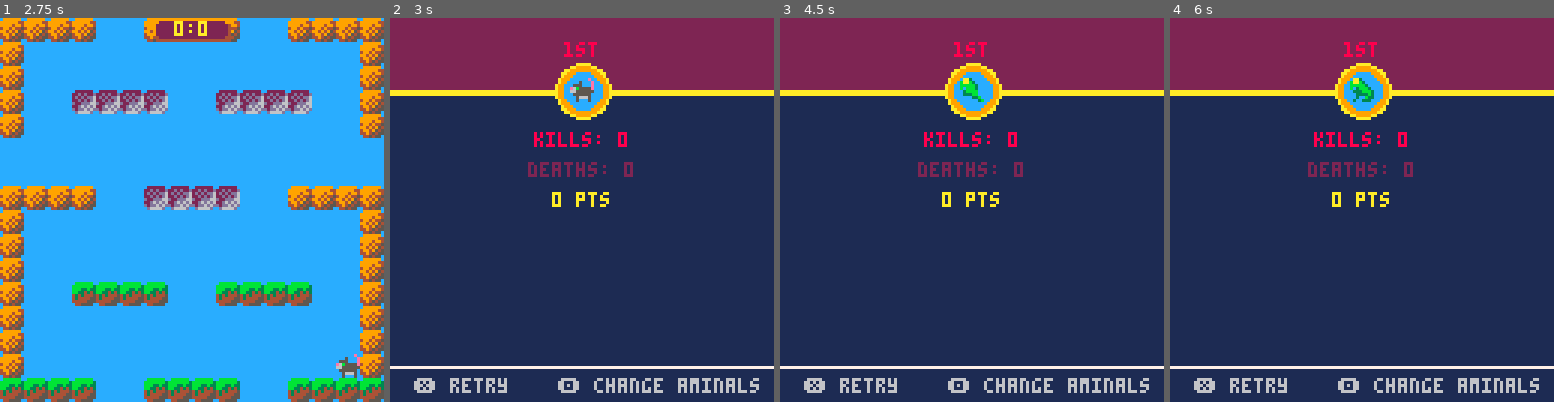
Above: before the commit, frames 1-4 (left to right).
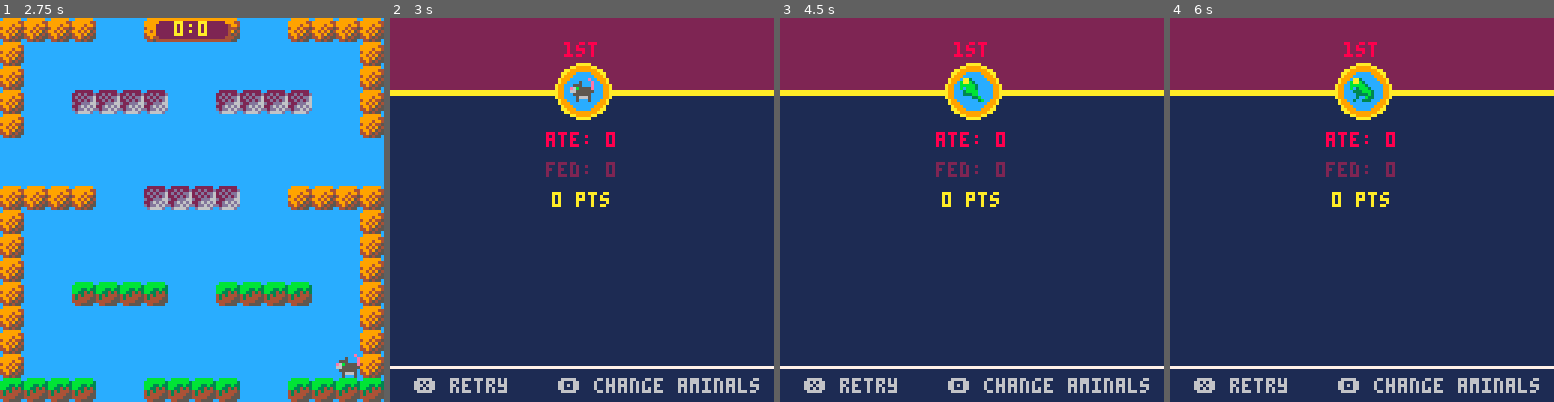
Above: after the commit, the same moments.

Repository: sealgair/aminals
Game: PICO-8 cartridge game.p8
The game is run twice, just before and just after one commit, with the same random seed, the same clock (stepped at 60 frames per second) and the same inputs.
Inputs:
- Up to frame 1 (2.75 s): tap O (Z key) at 0.33, 0.7, 1.43, 2.22 s; tap X (X key) at 1.07, 2.07, 2.4, 2.73 s; hold Left 1.97-2.37 s; hold Down from 2.42 s (still down)
- Up to frame 2 (3 s): release Down at 2.82 s; hold Right from 2.87 s (still down)
- Up to frame 3 (4.5 s): tap X (X key) every 0.33 s from 3.07 to 4.4 s; tap O (Z key) at 3.1, 3.98 s; release Right at 3.53 s; hold Up 3.58-4.08 s; hold Right from 4.13 s (still down)
- Up to frame 4 (6 s): release Right at 4.53 s; hold Down 4.58-5.08 s; tap X (X key) every 0.33 s from 4.73 to 5.73 s; tap O (Z key) at 4.87, 5.75 s; hold Left 5.13-5.8 s; hold Up from 5.85 s (still down)

Frame 1 is identical in both runs. In frame 2, 1.0% of the frame differs, in the area x 35-64%, y 29-42%; in frame 3, 1.0%; in frame 4, 1.0%.

Commit message:
show aminal stats

Diff:
--- a/main.lua
+++ b/main.lua
@@ -284,6 +284,9 @@
   self.players = sort(self.players, function(a, b)
     return self:makescore(a) > self:makescore(b)
   end)
+  for place, player in pairs(self.players) do
+    savestats(player, time, place)
+  end
 
   self.needs_initials = is_highscore(self:makescore(self.players[1]))
   self.highscore = self.needs_initials
@@ -363,8 +366,8 @@
     circfill(xm, 24, 8, medals[p][2])
     circfill(xm, 24, 6, 12)
     player:drawsprite(xm-4, 20)
-    printc('kills: '..player.kills, xm, 38, 8)
-    printc('deaths: '..player.deaths, xm, 48, 2)
+    printc('ate: '..player.kills, xm, 38, 8)
+    printc('fed: '..player.deaths, xm, 48, 2)
     printc(self:makescore(player).." pts", xm, 58, 10)
   end
 
@@ -382,14 +385,20 @@
 end
 
 -- highscores screen
-aminal_ids = {
-  shru.name,
-  forg.name,
-  brid.name,
-  trut.name,
-  waps.name,
+aminals = {
+  shru,
+  forg,
+  brid,
+  trut,
+  waps,
+  -- {name='mant'},
+  -- {name='spir'},
+  -- {name='sulg'},
+  -- {name='fung'},
 }
-aminals = invert(aminal_ids)
+animal_names = tmap(aminals, function(a) return a.name end)
+animal_ids = invert(animal_names)
+-- todo: rename those arrays
 
 function name2bits(initials, aid)
   local a,b,c = ord(initials, 1, 3)
@@ -417,7 +426,7 @@
 end
 
 function save_score(initials, player, score)
-  local namebits = name2bits(initials, aminals[player.name])
+  local namebits = name2bits(initials, animal_ids[player.name])
 
   local saved = false
   for i=0,18,2 do
@@ -442,11 +451,61 @@
     local score = dget(i+1)
     add(scores, {
       name=initials,
-      aminal=aminal_ids[aid],
+      aminal=animal_names[aid],
       score=score,
     })
   end
   return scores
+end
+
+function dinc(i, v)
+  dset(i, v + dget(i))
+end
+
+function savestats(player, time, place)
+  local id = animal_ids[player.name]
+  local idx = 20 + (id-1)*4
+
+  -- kills & deaths in first slot
+  local kd = player.kills | player.deaths >> 16
+  dinc(idx, kd)
+
+  -- total time in second
+  idx += 1
+  dinc(idx, time)
+
+  -- wins & losses in third
+  idx += 1
+  local v = 1
+  if (place > 1) v = 1 >> 16
+  dinc(idx, v)
+
+  -- todo: something else in fourth?
+end
+
+function getstats(aminal)
+  local id = animal_ids[aminal]
+  local idx = 20 + (id-1)*4
+  local stats = {name=aminal}
+
+  -- kills & deaths in first slot
+  local kd = dget(idx)
+  stats.kills = kd & 0xffff
+  stats.deaths = kd << 16
+
+  -- total time in second
+  idx += 1
+  stats.time = dget(idx)
+
+  -- wins & losses in third
+  idx += 1
+  wl = dget(idx)
+  stats.wins = wl & 0xffff
+  stats.losses = wl << 16
+
+  -- todo: something else in fourth?
+
+  return stats
 end
 
 function initscores()
@@ -466,7 +525,8 @@
 end
 
 highscores = {
-  clock = 0
+  clock = 0,
+  show_scores = true,
 }
 
 function highscores:start()
@@ -475,20 +535,62 @@
 end
 
 function highscores:draw()
+  if self.show_scores then
+    self:drawscores()
+  else
+    self:drawstats()
+  end
+end
+
+function highscores:drawscores()
   cls()
   color(11)
   print("high scores", 42, 2)
+  line(0, 10, 127, 10)
   for s, score in pairs(get_scores()) do
+    if s  % 2 == 0 then
+      color(3)
+    else
+      color(11)
+    end
     if (s > self.clock * 5) break
     n = "#"
     if (s < 10) n = " " .. n
-    print(n..s.." "..score.name .. "  " .. score.aminal .. "   " .. score.score, 4, 4 + 10*s)
-  end
-
+    print(n..s.." "..score.name .. "  " .. score.aminal .. "  " .. score.score, 4, 4 + 10*s)
+  end
+end
+
+function highscores:drawstats()
+  -- 128 pixels is 32 characters per line
+  cls(1)
+  color(7)
+  print("aminal stats", 40, 2)
+  line(0,17,127,17)
+  color(12)
+  print("ate  fed  won  lost mins", 18, 10)
+  rectfill(0,18,11,127)
+  function num(n)
+    return lalign(min(n, 9999), 5)
+  end
+  for a, aminal in pairs(aminals) do
+    if (a > self.clock * 3) break
+    if a % 2 == 0 then
+      color(12)
+    else
+      color(13)
+    end
+    local s = getstats(aminal.name)
+    aminal:drawsprite(2, 7+12*a)
+    print(num(s.kills) .. num(s.deaths) .. num(s.wins) .. num(s.losses) .. num(flr(s.time/60)), 18, 9+12*a)
+  end
 end
 
 function highscores:update()
   self.clock += dt
+  if self.clock > 30 then
+    self.clock = 0
+    self.show_scores = not self.show_scores
+  end
   if (btn(b.x) or btn(b.o)) playerselect:start()
 end
 
--- a/utils.lua
+++ b/utils.lua
@@ -116,3 +116,19 @@
     if (v == item) return k
   end
 end
+
+function lalign(s, n)
+  s = tostring(s)
+  while #s < n do
+    s = s .. " "
+  end
+  return s
+end
+
+function tmap(tbl, fn)
+  result = {}
+  for k, v in pairs(tbl) do
+    result[k] = fn(v)
+  end
+  return result
+end
